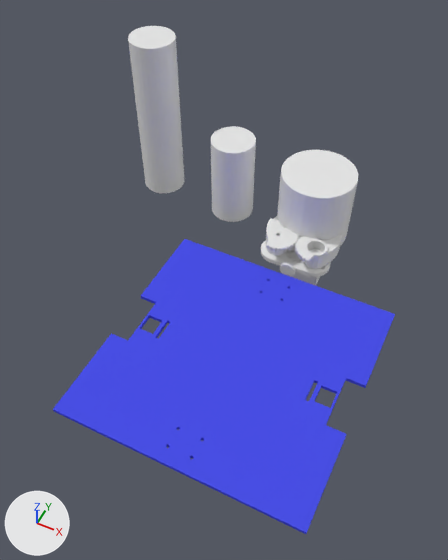
The Blender file 3d/model.blend as it was, and as the next commit left it.
The view is the same before and after, from a 50 mm camera at (176.0, -380.0, 609.0) aimed at (-39.0, 51.0, 71.0). Arrows for +X, +Y and +Z are at lower left; the lights stay in place.

The first picture shows 'Clawsb', 'Clawsl', 'Clawsr', 'Cylinder', 'Cylinder.001', 'Cylinder.002', 'MainPlate'.
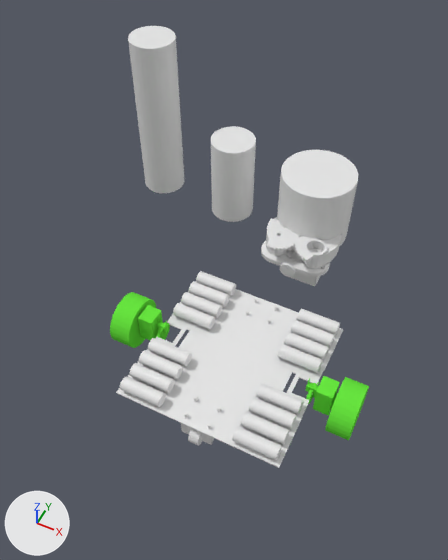
What changed in the scene script:
```text
Change ob_mainplate:
    add ob_mainplate.hide_set(True)  # its collection is switched off
Change ob_aa_element_015:
    remove ob_aa_element_015.hide_set(True)  # its collection is switched off
    ob_aa_element_015.location: (10.0, -25.0, 10.0) -> (70.0, -30.0, 10.0)
    ob_aa_element_015.rotation_euler: (1.571, 0.0, -3.142) -> (1.571, 0.0, -1.571)  # degrees (90, 0, -180) -> degrees (90, 0, -90)
Change ob_aa_element_014:
    remove ob_aa_element_014.hide_set(True)  # its collection is switched off
    ob_aa_element_014.location: (30.0, -25.0, 10.0) -> (70.0, -50.0, 10.0)
    ob_aa_element_014.rotation_euler: (1.571, 0.0, -3.142) -> (1.571, 0.0, -1.571)  # degrees (90, 0, -180) -> degrees (90, 0, -90)
Change ob_aa_element_013:
    remove ob_aa_element_013.hide_set(True)  # its collection is switched off
    ob_aa_element_013.location: (-10.0, -25.0, 10.0) -> (70.0, 30.0, 10.0)
    ob_aa_element_013.rotation_euler: (1.571, 0.0, -3.142) -> (1.571, 0.0, -1.571)  # degrees (90, 0, -180) -> degrees (90, 0, -90)
Change ob_aa_element_012:
    remove ob_aa_element_012.hide_set(True)  # its collection is switched off
    ob_aa_element_012.location: (-30.0, -25.0, 10.0) -> (70.0, 50.0, 10.0)
    ob_aa_element_012.rotation_euler: (1.571, 0.0, -3.142) -> (1.571, 0.0, -1.571)  # degrees (90, 0, -180) -> degrees (90, 0, -90)
Change ob_aa_element_011:
    remove ob_aa_element_011.hide_set(True)  # its collection is switched off
    ob_aa_element_011.location: (-30.0, 25.0, 10.0) -> (70.0, 70.0, 10.0)
    ob_aa_element_011.rotation_euler: (1.571, 0.0, -3.142) -> (1.571, 0.0, -1.571)  # degrees (90, 0, -180) -> degrees (90, 0, -90)
Change ob_aa_element_010:
    remove ob_aa_element_010.hide_set(True)  # its collection is switched off
    ob_aa_element_010.location: (-10.0, 25.0, 10.0) -> (70.0, 90.0, 10.0)
    ob_aa_element_010.rotation_euler: (1.571, 0.0, -3.142) -> (1.571, 0.0, -1.571)  # degrees (90, 0, -180) -> degrees (90, 0, -90)
Change ob_aa_element_009:
    remove ob_aa_element_009.hide_set(True)  # its collection is switched off
    ob_aa_element_009.location: (30.0, 25.0, 10.0) -> (-70.0, 90.0, 10.0)
    ob_aa_element_009.rotation_euler: (1.571, 0.0, -3.142) -> (1.571, 0.0, -1.571)  # degrees (90, 0, -180) -> degrees (90, 0, -90)
Change ob_aa_element_008:
    remove ob_aa_element_008.hide_set(True)  # its collection is switched off
    ob_aa_element_008.location: (10.0, 25.0, 10.0) -> (-70.0, 70.0, 10.0)
    ob_aa_element_008.rotation_euler: (1.571, 0.0, -3.142) -> (1.571, 0.0, -1.571)  # degrees (90, 0, -180) -> degrees (90, 0, -90)
Change ob_aa_element_007:
    remove ob_aa_element_007.hide_set(True)  # its collection is switched off
    ob_aa_element_007.location: (290.0, 5.0, 10.0) -> (-70.0, 50.0, 10.0)
    ob_aa_element_007.rotation_euler: (1.571, 0.0, 0.0) -> (1.571, 0.0, -1.571)  # degrees (90, 0, 0) -> degrees (90, 0, -90)
Change ob_aa_element_006:
    remove ob_aa_element_006.hide_set(True)  # its collection is switched off
    ob_aa_element_006.location: (50.0, 25.0, 10.0) -> (70.0, -70.0, 10.0)
    ob_aa_element_006.rotation_euler: (1.571, 0.0, -3.142) -> (1.571, 0.0, -1.571)  # degrees (90, 0, -180) -> degrees (90, 0, -90)
Change ob_aa_element_005:
    remove ob_aa_element_005.hide_set(True)  # its collection is switched off
    ob_aa_element_005.location: (330.0, 5.0, 10.0) -> (-70.0, 30.0, 10.0)
    ob_aa_element_005.rotation_euler: (1.571, 0.0, 0.0) -> (1.571, 0.0, -1.571)  # degrees (90, 0, 0) -> degrees (90, 0, -90)
Change ob_aa_element_004:
    remove ob_aa_element_004.hide_set(True)  # its collection is switched off
    ob_aa_element_004.location: (-50.0, 25.0, 10.0) -> (-70.0, -90.0, 10.0)
    ob_aa_element_004.rotation_euler: (1.571, 0.0, -3.142) -> (1.571, 0.0, -1.571)  # degrees (90, 0, -180) -> degrees (90, 0, -90)
Change ob_aa_element_003:
    remove ob_aa_element_003.hide_set(True)  # its collection is switched off
    ob_aa_element_003.location: (-50.0, -25.0, 10.0) -> (-70.0, -70.0, 10.0)
    ob_aa_element_003.rotation_euler: (1.571, 0.0, -3.142) -> (1.571, 0.0, -1.571)  # degrees (90, 0, -180) -> degrees (90, 0, -90)
Change ob_aa_element_002:
    remove ob_aa_element_002.hide_set(True)  # its collection is switched off
    ob_aa_element_002.location: (330.0, 55.0, 10.0) -> (-70.0, -50.0, 10.0)
    ob_aa_element_002.rotation_euler: (1.571, 0.0, 0.0) -> (1.571, 0.0, -1.571)  # degrees (90, 0, 0) -> degrees (90, 0, -90)
Change ob_aa_element_001:
    remove ob_aa_element_001.hide_set(True)  # its collection is switched off
    ob_aa_element_001.location: (50.0, -25.0, 10.0) -> (70.0, -90.0, 10.0)
    ob_aa_element_001.rotation_euler: (1.571, 0.0, -3.142) -> (1.571, 0.0, -1.571)  # degrees (90, 0, -180) -> degrees (90, 0, -90)
Change ob_aa_element:
    remove ob_aa_element.hide_set(True)  # its collection is switched off
    ob_aa_element.location: (290.0, 55.0, 10.0) -> (-70.0, -30.0, 10.0)
    ob_aa_element.rotation_euler: (1.571, 0.0, 0.0) -> (1.571, 0.0, -1.571)  # degrees (90, 0, 0) -> degrees (90, 0, -90)
Change ob_cube:
    remove ob_cube.hide_set(True)  # its collection is switched off
Change ob_clawsl:
    ob_clawsl.location: (-164.0, -75.4, 0.0) -> (-163.3, -75.4, 0.0)
Change ob_clawsr:
    ob_clawsr.location: (-110.2, -75.5, 0.0) -> (-110.9, -75.5, 0.0)
Change ob_motorwheelab:
    remove ob_motorwheelab.hide_set(True)  # its collection is switched off
Change ob_rotowheelb:
    remove ob_rotowheelb.hide_set(True)  # its collection is switched off
Change ob_rotowheela:
    remove ob_rotowheela.hide_set(True)  # its collection is switched off
```

Boxes (x1, y1, x2, y2) around the edits, measured in the pictures (448 x 560 px):
'MainPlate', hidden (blue)
    before: (53, 239, 395, 534)
'Cube', shown
    after: (116, 281, 343, 468)
'MotorWheelAB', shown (green)
    after: (110, 292, 369, 440)
'Clawsr', moved
    both: (294, 234, 342, 269)
'Clawsl', moved
    before: (266, 216, 300, 256)
    after: (266, 217, 300, 256)
'AA-element.001', shown
    after: (232, 426, 282, 460)
'AA-element.006', shown
    after: (240, 412, 289, 445)
'AA-element.014', shown
    after: (248, 397, 297, 429)
'AA-element.015', shown
    after: (256, 383, 303, 414)
'AA-element.004', shown
    after: (120, 376, 166, 407)
'AA-element.003', shown
    after: (129, 363, 175, 393)
'AA-element.002', shown
    after: (139, 350, 183, 379)
'AA-element.013', shown
    after: (277, 344, 323, 373)
'AA-element', shown
    after: (148, 338, 192, 366)
'AA-element.012', shown
    after: (284, 332, 329, 360)
'AA-element.011', shown
    after: (291, 320, 335, 347)
'AA-element.010', shown
    after: (297, 309, 340, 335)
'AA-element.005', shown
    after: (173, 303, 215, 329)
'AA-element.007', shown
    after: (181, 292, 222, 318)
'AA-element.008', shown
    after: (189, 281, 229, 307)
'AA-element.009', shown
    after: (196, 271, 236, 296)
'RotoWheelB', shown
    after: (181, 396, 221, 446)
